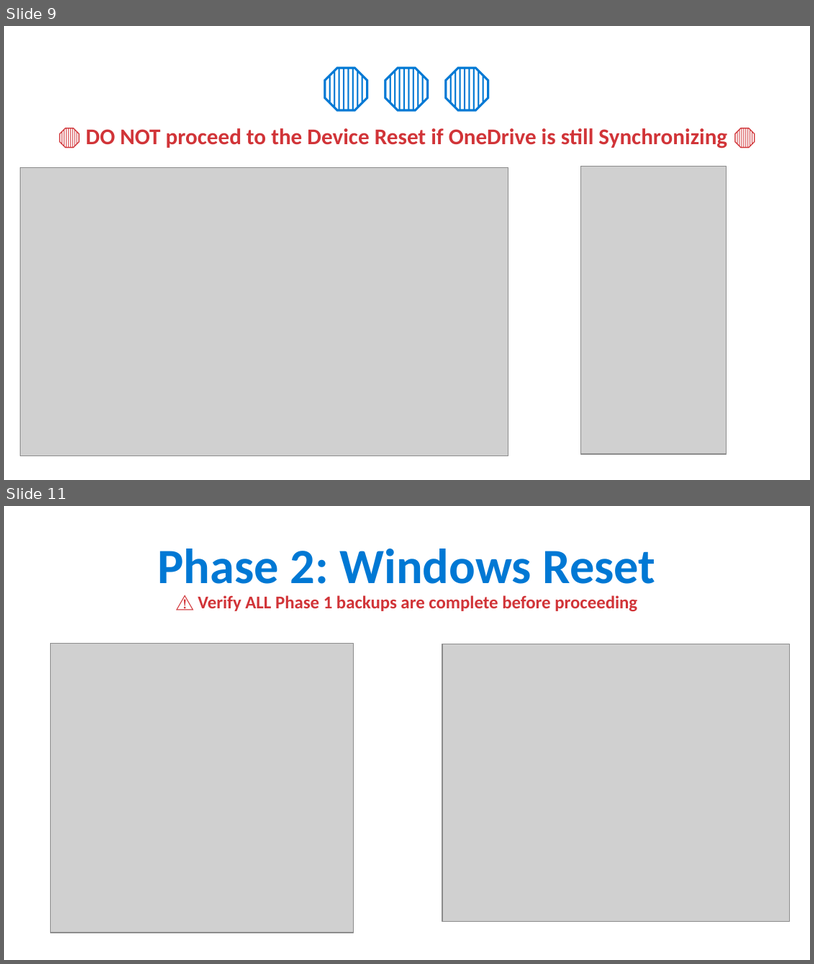
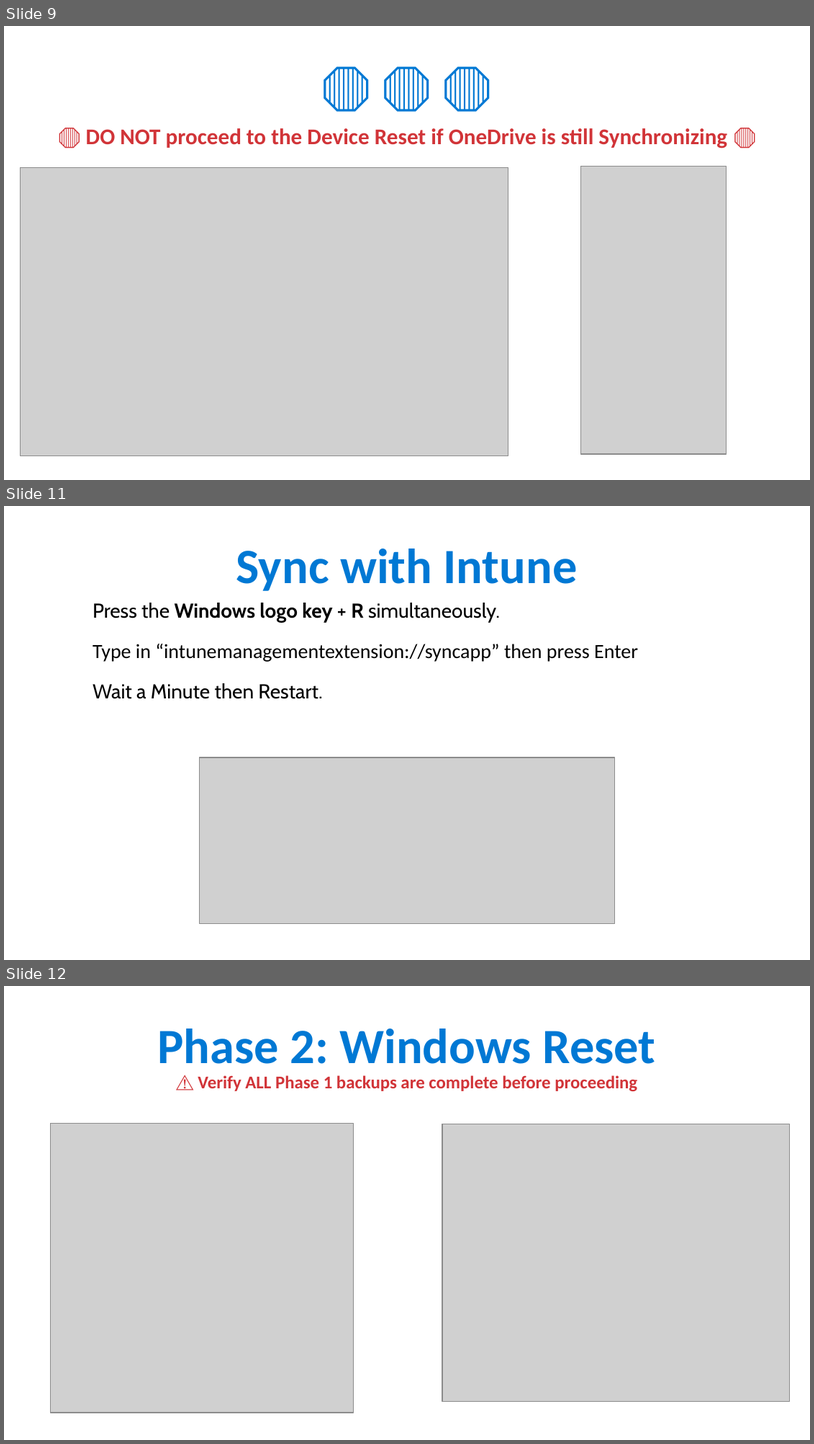
Before and after one commit to ipsghonline/tmp, a slide deck: presentation/Phase1-Backup-Guide.pptx. Shown one above the other, each under a label of ours: slides 9 and 11 before the commit, slides 9, 11 and 12 after it; the slides between them are not shown. The pictures are 814x964 and 814x1444 pixels, drawn with LibreOffice and Linux fonts; fonts in the diff are those of the drawing; grey boxes stand for pictures. Boxes give left, top, right and bottom in pixels: in the first picture for what was removed or moved away, otherwise in the second. Text is boxed around its words. In the diff, an @@ line names an element or a change of style, - is before the commit and + after.

```diff
--- a/presentation/Phase1-Backup-Guide.pptx
+++ b/presentation/Phase1-Backup-Guide.pptx
@@ slide 11 added at [4,506,810,960], background #FFFFFF @@
@@ text added at [237,548,578,591], 44 pt, text #0078D4, bold @@
+Sync with Intune
@@ text added at [93,602,638,699], 18 pt, text #000000 @@
+Press the Windows logo key + R simultaneously.
+Type in “intunemanagementextension://syncapp” then press Enter
+Wait a Minute then Restart.
@@ picture added at [199,757,615,924] @@
@@ what was slide 11 is now slide 12 @@
```
Also in this commit, not shown: 1 other slide added, 1 slide removed.
